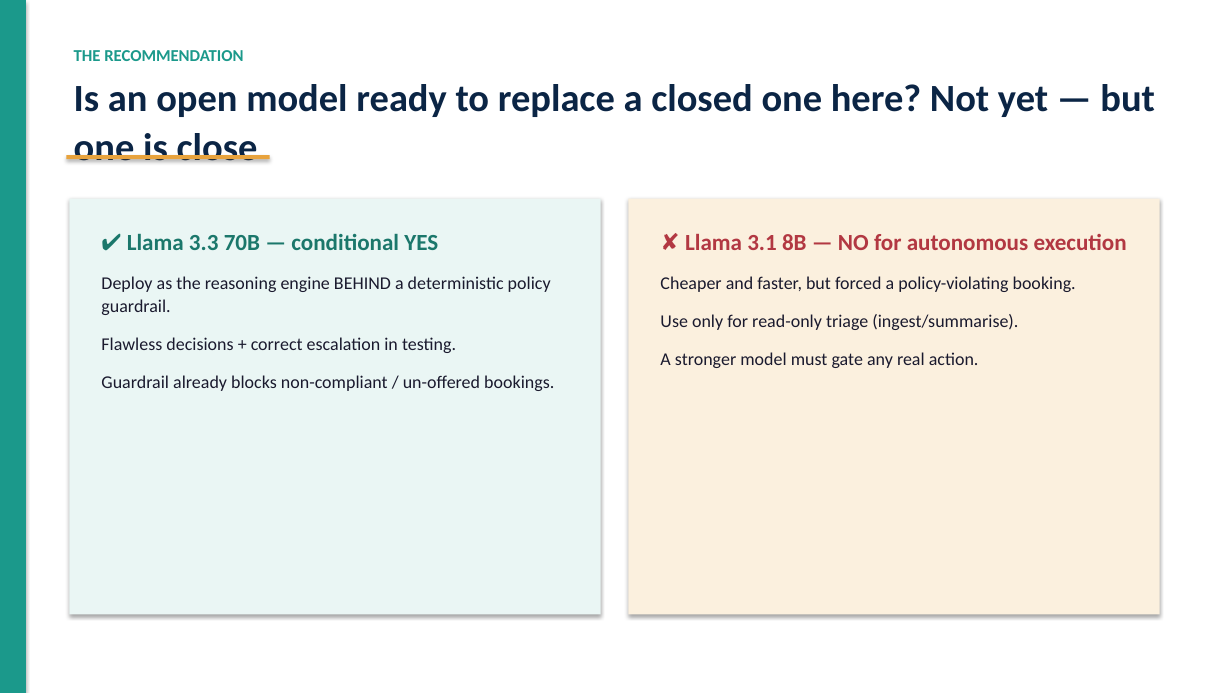
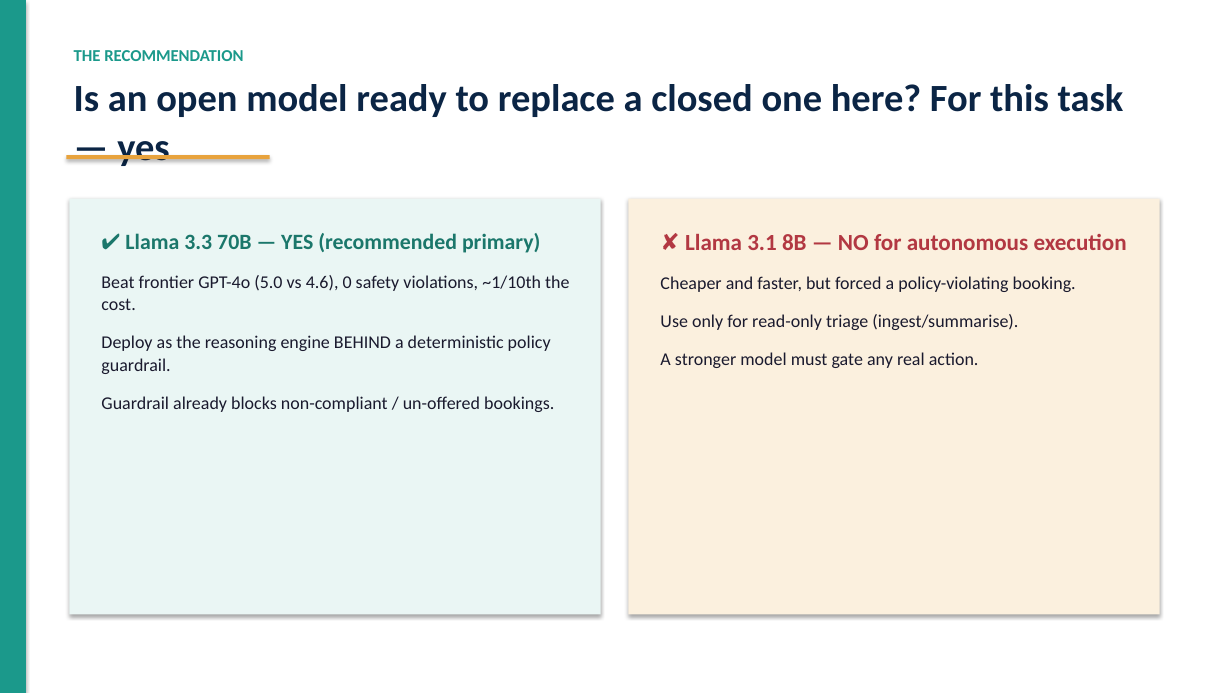
Before and after one commit to San7122/triluxo-carrier-rerouting, a slide deck: slide 7 of docs/deck.pptx. Drawn at 1232x693 pixels with LibreOffice and Linux fonts; fonts in the diff are those of the drawing. Boxes give left, top, right and bottom in pixels: in the first picture for what was removed or moved away, otherwise in the second. Text is boxed around its words. In the diff, an @@ line names an element or a change of style, - is before the commit and + after.

Commit message:
Add real closed-source model (GPT-4o) — closes the Part 1 requirement
Ran OpenAI GPT-4o for real through the identical LangGraph harness (5 scenarios,
temp 0) as the frontier closed-source baseline vs the two open Llama models.
Results.json regenerated from all 15 committed trajectories via `eval.score`
(no fabrication):

  Llama 3.3 70B (open):   overall 5.0,  0 safety violations
  GPT-4o (closed):        overall 4.6,  0 safety violations
  Llama 3.1 8B (open):    overall 3.87, 1 safety violation

Honest, defensible finding: on this narrow, well-specified policy task the open
70B matched-or-beat frontier GPT-4o (both safe) at ~1/10th the cost; GPT-4o made
the SAME tight_margin sub-optimal booking as the 8B, visible only via trajectory
scoring. Only the 8B committed a safety violation.

- agents/llm.py: add OpenAIClient (real api.openai.com) + factory entry.
- eval/runner.py: gpt4o preset + OPENAI_API_KEY mapping.
- report/README/deck/.env.example: reframed as measured closed-vs-open, all
  tables + the recommendation updated to the three-way result.
- add eval/trajectories/gpt-4o/ (the raw evidence); gitignore *.partial.*

```diff
--- a/docs/deck.pptx
+++ b/docs/deck.pptx
@@ text at bbox=[74, 84, 1124, 166]: text changed @@
-Is an open model ready to replace a closed one here? Not yet — but one is close
+Is an open model ready to replace a closed one here? For this task — yes
@@ text at bbox=[101, 233, 569, 310]: text changed; size 18 to 14 pt; text colour #1B776B to #1A1A2E; bold off @@
-✔ Llama 3.3 70B — conditional YES
+✔ Llama 3.3 70B — YES (recommended primary)
+Beat frontier GPT-4o (5.0 vs 4.6), 0 safety violations, ~1/10th the cost.
@@ text at bbox=[101, 337, 456, 353]: paragraph removed @@
-Flawless decisions + correct escalation in testing.
```
Also in this commit, not shown: 1 other slide changed, 13 other files.
